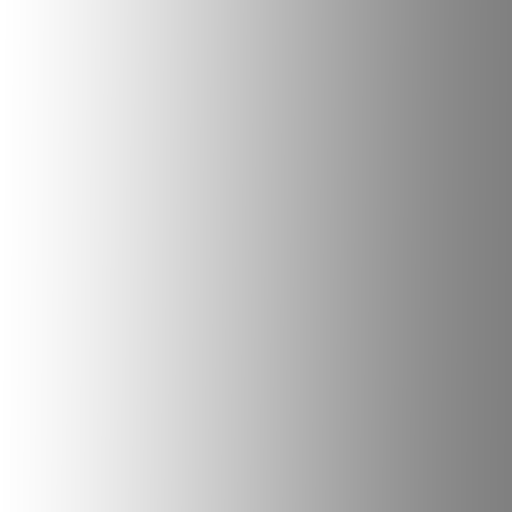
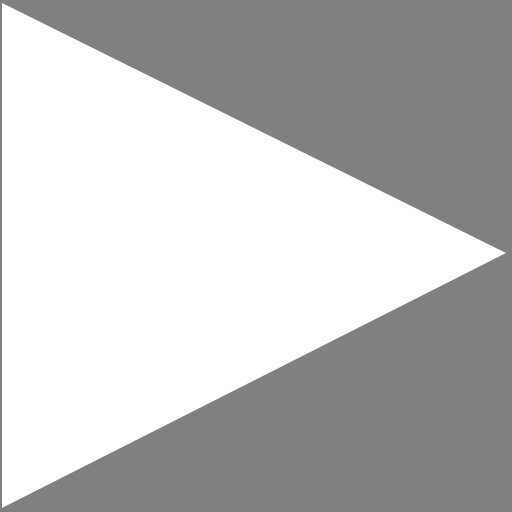
Layer changes from the first (512, 512) image to the second:
hid "Contrast" over [0, 0, 506, 512]
added layer "Layer 2" above "Triangle" over [2, 3, 506, 508]
